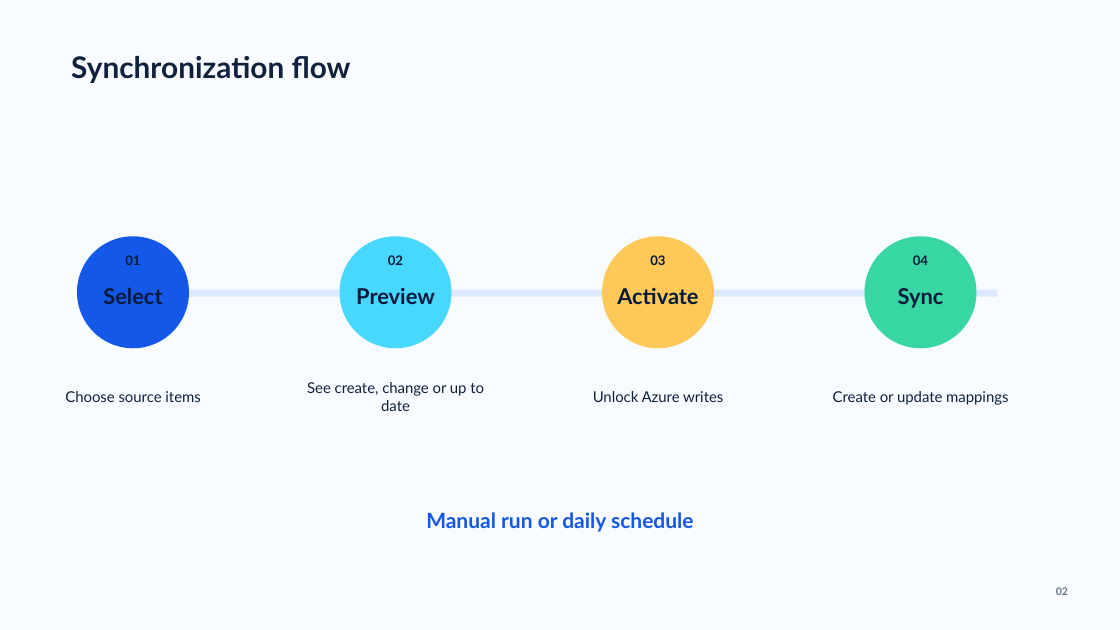
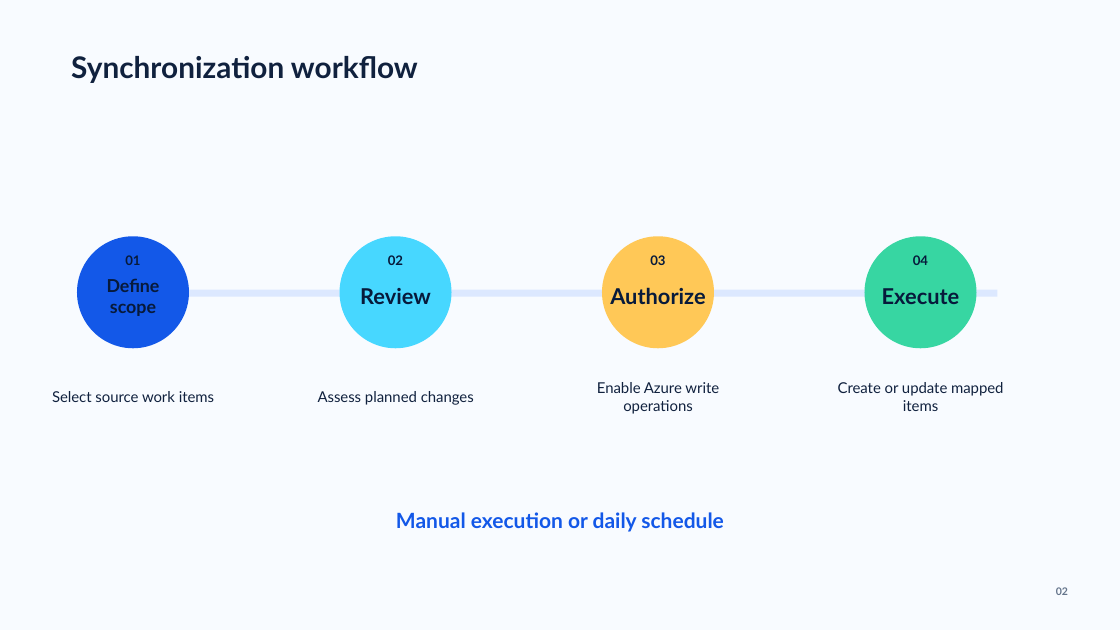
Before and after one commit to Sindhuramu28/FA-Req, a slide deck: slide 2 of docs/SyncWorkTrack_Innovative_Demo.pptx. Drawn at 1120x630 pixels with LibreOffice and Linux fonts; fonts in the diff are those of the drawing. Boxes give left, top, right and bottom in pixels: in the first picture for what was removed or moved away, otherwise in the second. Text is boxed around its words. In the diff, an @@ line names an element or a change of style, - is before the commit and + after.

```diff
--- a/docs/SyncWorkTrack_Innovative_Demo.pptx
+++ b/docs/SyncWorkTrack_Innovative_Demo.pptx
@@ text at (71,56,418,83): text changed @@
-Synchronization flow
+Synchronization workflow
@@ text at (107,278,160,316): text changed; size 18.8 to 15.3 pt @@
-Select
+Define scope
@@ text at (360,288,431,304): text changed @@
-Preview
+Review
@@ text at (610,287,705,304): text changed @@
-Activate
+Authorize
@@ text at (882,288,960,304): text changed @@
-Sync
+Execute
@@ text at (597,382,719,414): text changed @@
-Unlock Azure writes
+Enable Azure write operations
@@ text at (838,382,1003,411): text changed @@
-Create or update mappings
+Create or update mapped items
@@ text at (52,391,214,402): text changed @@
-Choose source items
+Select source work items
@@ text at (318,391,474,405): text changed @@
-See create, change or up to date
+Assess planned changes
@@ text at (396,512,724,532): text changed @@
-Manual run or daily schedule
+Manual execution or daily schedule
```
Also in this commit, not shown: 4 other slides changed.
